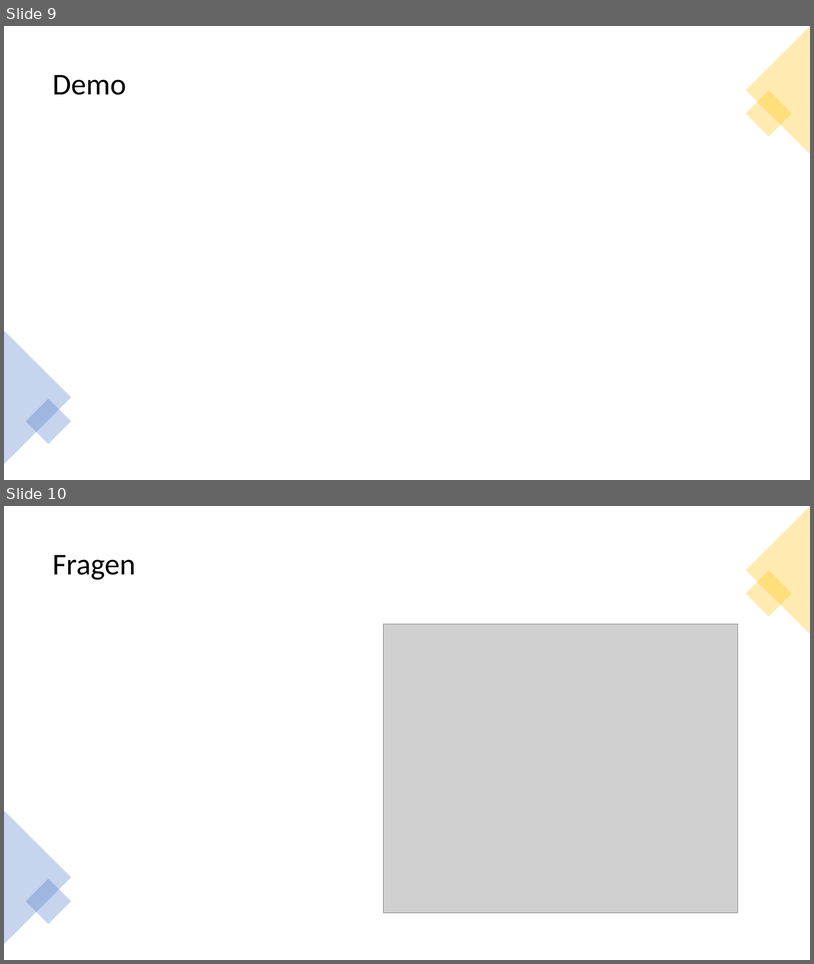
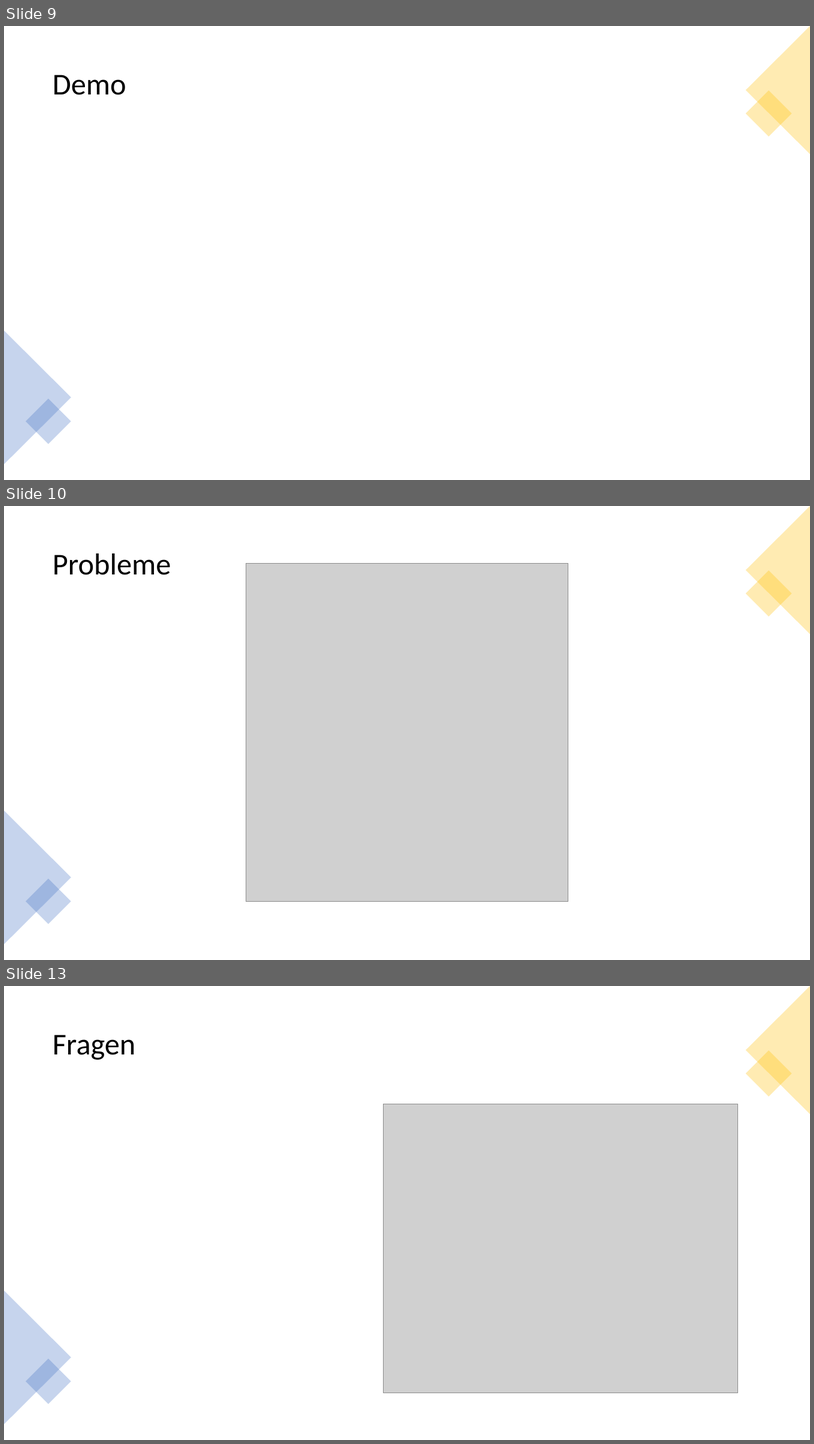
Before and after one commit to FHNW-WODSS-FS22/team-document-KZellweger, a slide deck: documentation/presentations/woweb_schmucki_villing_zellweger_schlusspräsentation.pptx. Shown one above the other, each under a label of ours: slides 9 and 10 before the commit, slides 9, 10 and 13 after it; the slides between them are not shown. The pictures are 814x964 and 814x1444 pixels, drawn with LibreOffice and Linux fonts; fonts in the diff are those of the drawing; grey boxes stand for pictures. Boxes give left, top, right and bottom in pixels: in the first picture for what was removed or moved away, otherwise in the second. Text is boxed around its words. In the diff, an @@ line names an element or a change of style, - is before the commit and + after.

```diff
--- a/documentation/presentations/woweb_schmucki_villing_zellweger_schlusspräsentation.pptx
+++ b/documentation/presentations/woweb_schmucki_villing_zellweger_schlusspräsentation.pptx
@@ slide 10 added at (4,506,810,960), background #FFFFFF @@
@@ triangle added at (746,506,810,634), fill #FFC000 at 30% opacity @@
@@ text added at (53,553,171,575), 36 pt, text #000000 @@
+Probleme
@@ picture added at (246,563,569,901) @@
@@ rectangle added at (746,571,792,617), fill #FFC000 at 30% opacity @@
@@ triangle added at (4,810,71,944), fill #4472C4 at 30% opacity @@
@@ rectangle added at (26,878,71,924), fill #4472C4 at 30% opacity @@
@@ what was slide 10 is now slide 13 @@
```
Also in this commit, not shown: 2 slides changed, 2 other slides added, 2 slides removed, 1 other file.
